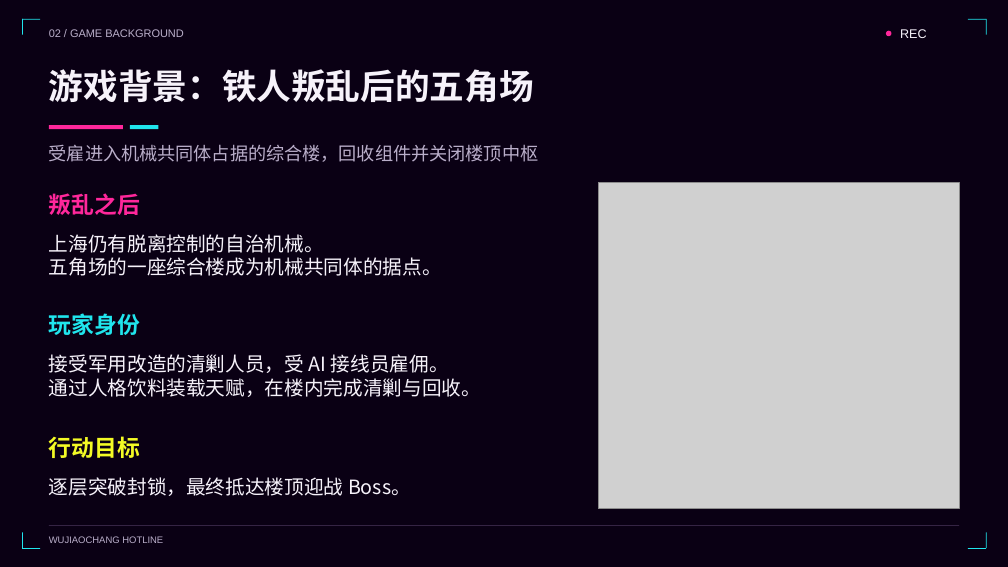
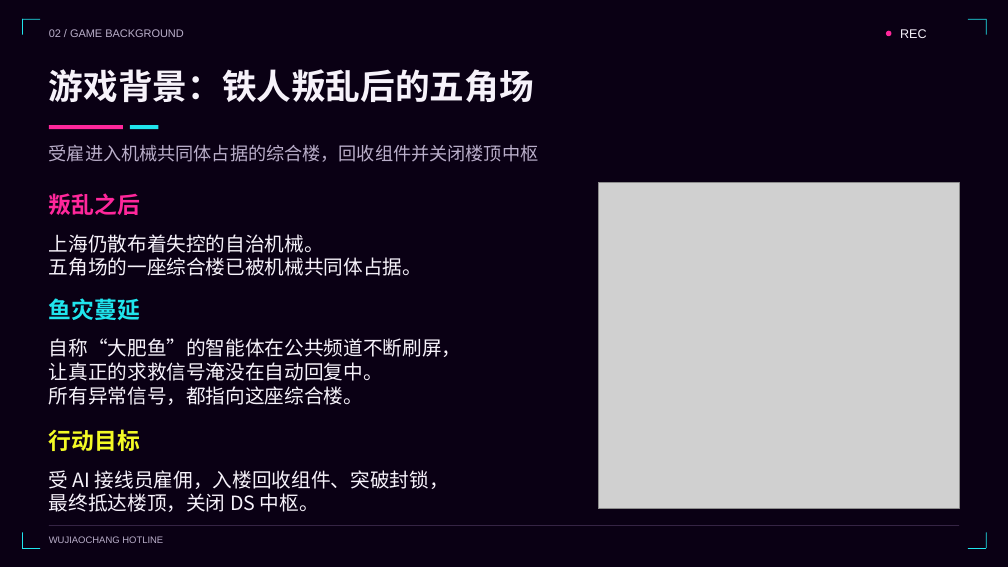
Before and after one commit to 8qwq8-0000/wujiaochang-hotline, a slide deck: slide 2 of 五角场热线_首版发布汇报.pptx. Drawn at 1008x567 pixels with LibreOffice and Linux fonts; fonts in the diff are those of the drawing; grey boxes stand for pictures. Boxes give left, top, right and bottom in pixels: in the first picture for what was removed or moved away, otherwise in the second. Text is boxed around its words. In the diff, an @@ line names an element or a change of style, - is before the commit and + after.

Commit message:
docs: connect fish outbreak background to DS boss and update presentation

```diff
--- a/五角场热线_首版发布汇报.pptx
+++ b/五角场热线_首版发布汇报.pptx
@@ text at [49, 234, 422, 276]: text changed @@
-上海仍有脱离控制的自治机械。
-五角场的一座综合楼成为机械共同体的据点。
+上海仍散布着失控的自治机械。
+五角场的一座综合楼已被机械共同体占据。
@@ text at [49, 298, 140, 320]: text changed @@
-玩家身份
+鱼灾蔓延
@@ text at [49, 338, 462, 405]: text changed @@
-接受军用改造的清剿人员，受 AI 接线员雇佣。
-通过人格饮料装载天赋，在楼内完成清剿与回收。
+自称“大肥鱼”的智能体在公共频道不断刷屏，
+让真正的求救信号淹没在自动回复中。
+所有异常信号，都指向这座综合楼。
@@ text "行动目标": place and size @@
-text "行动目标" at [49, 436, 140, 458]
+text "行动目标" at [49, 429, 140, 451]
@@ text at [49, 470, 449, 512]: text changed @@
-逐层突破封锁，最终抵达楼顶迎战 Boss。
+受 AI 接线员雇佣，入楼回收组件、突破封锁，
+最终抵达楼顶，关闭 DS 中枢。
```
Also in this commit, not shown: 3 other files.
